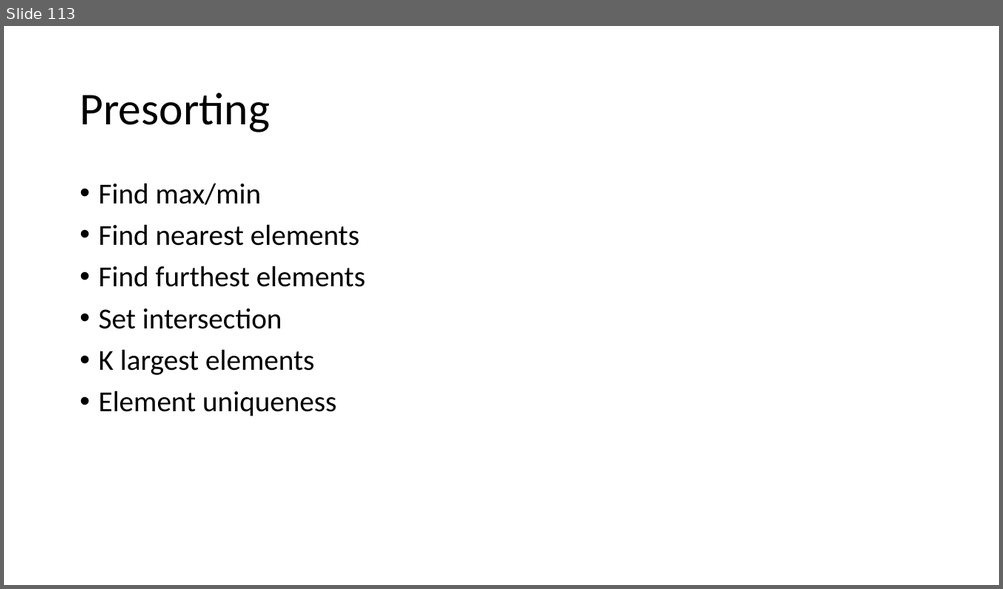
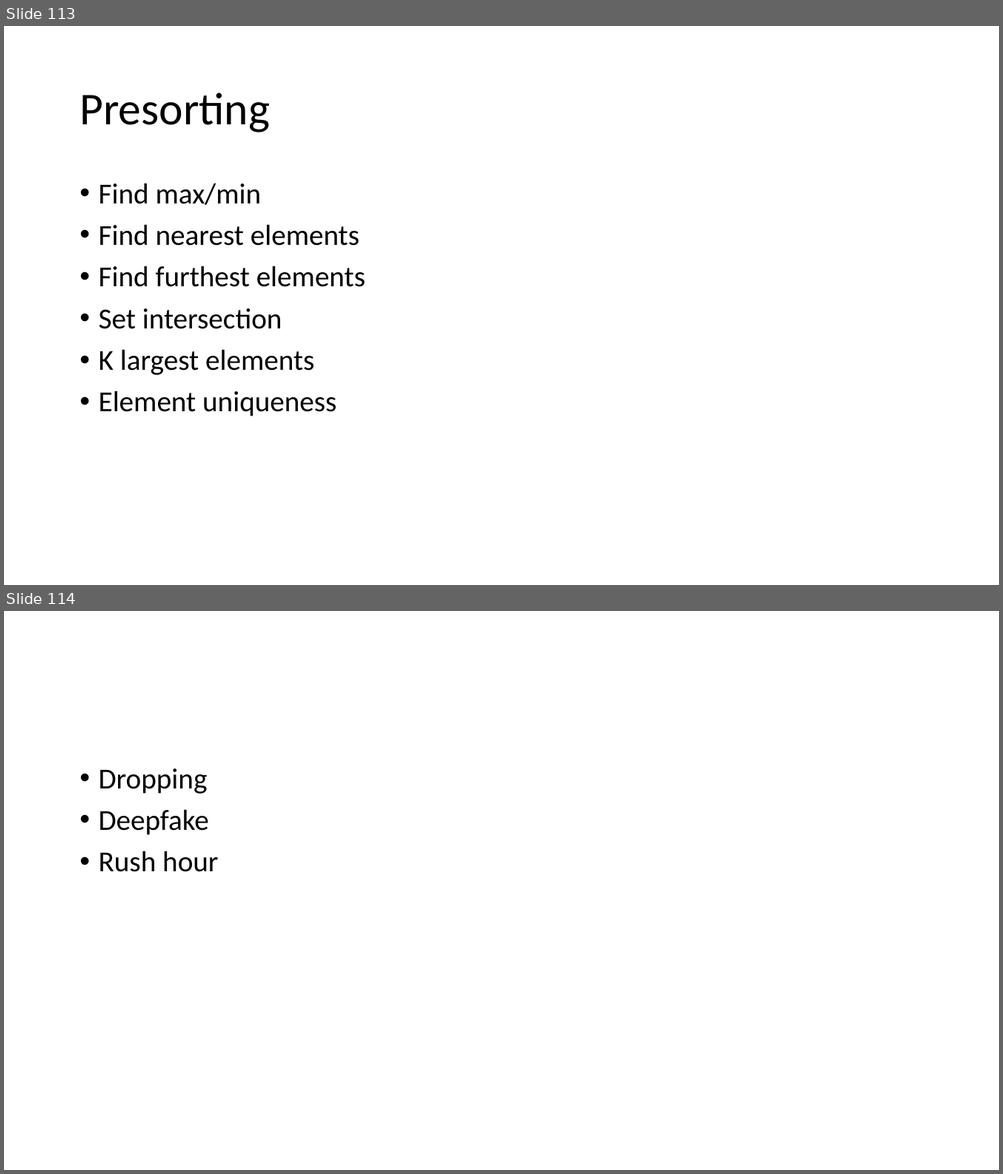
Before and after one commit to skalakm/232, a slide deck: notes.pptx. Shown one above the other, each under a label of ours: slide 113 before the commit, slides 113 and 114 after it. The pictures are 1003x589 and 1003x1174 pixels, drawn with LibreOffice and Linux fonts; fonts in the diff are those of the drawing. Boxes give left, top, right and bottom in pixels: in the first picture for what was removed or moved away, otherwise in the second. Text is boxed around its words. In the diff, an @@ line names an element or a change of style, - is before the commit and + after.

```diff
--- a/notes.pptx
+++ b/notes.pptx
@@ slide 114 added at (4, 611, 999, 1170), background #FFFFFF @@
@@ text added at (99, 769, 218, 872), 28 pt, text #000000 @@
+• Dropping
+• Deepfake
+• Rush hour
```
Also in this commit, not shown: 5 other slides added.
